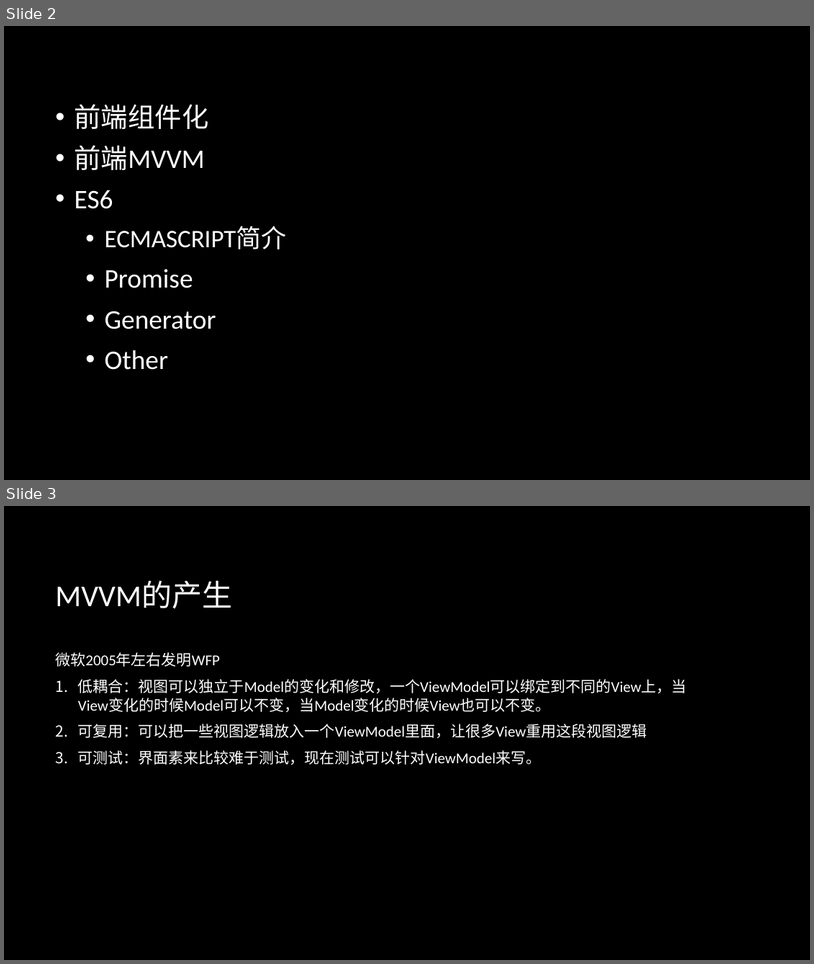
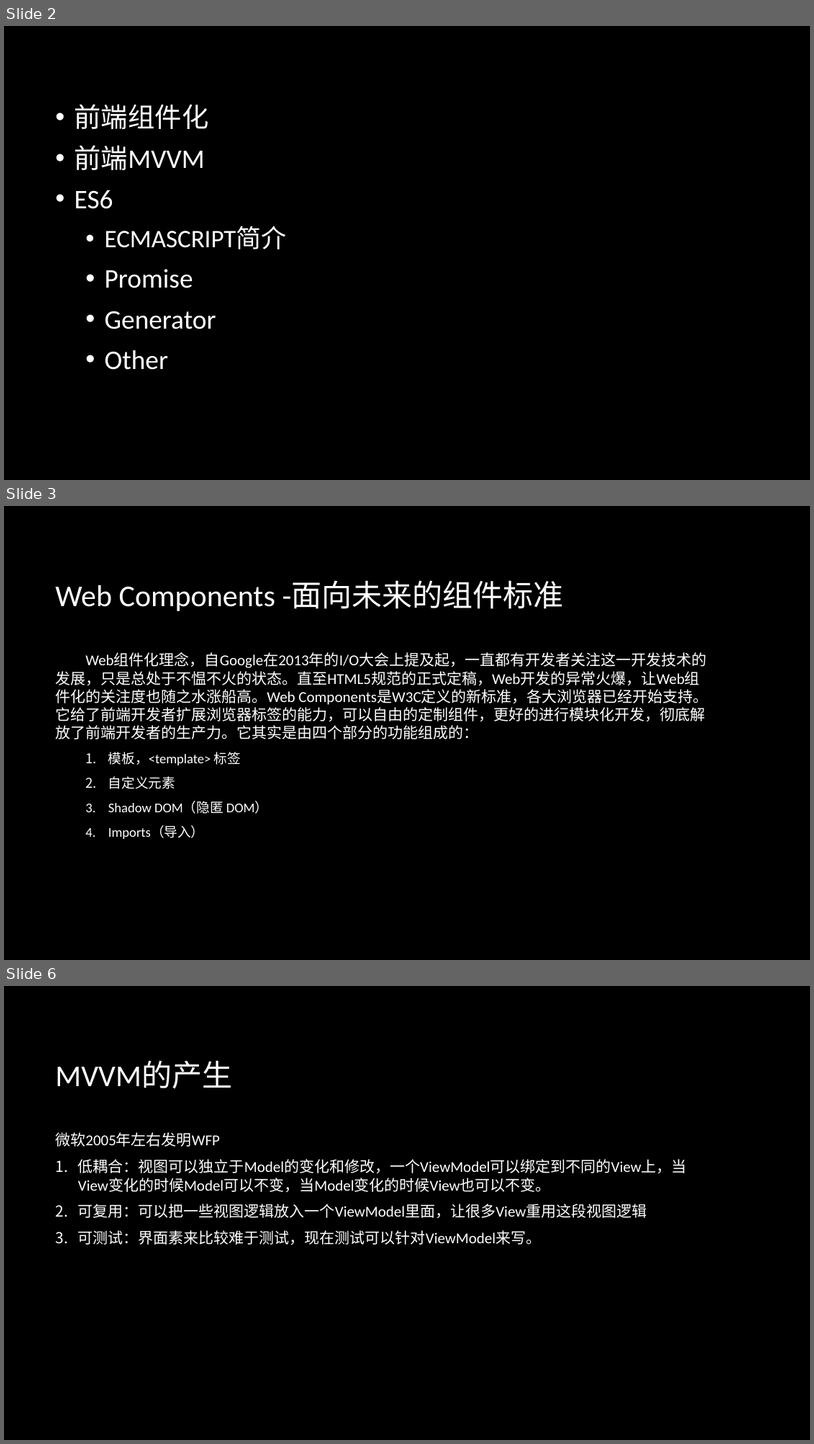
Before and after one commit to zhanglingkang/study, a slide deck: article/front-end/前端技术分享.pptx. Shown one above the other, each under a label of ours: slides 2 and 3 before the commit, slides 2, 3 and 6 after it; the slides between them are not shown. The pictures are 814x964 and 814x1444 pixels, drawn with LibreOffice and Linux fonts; fonts in the diff are those of the drawing; background and template pictures are left out. Boxes give left, top, right and bottom in pixels: in the first picture for what was removed or moved away, otherwise in the second. Text is boxed around its words. In the diff, an @@ line names an element or a change of style, - is before the commit and + after.

```diff
--- a/article/front-end/前端技术分享.pptx
+++ b/article/front-end/前端技术分享.pptx
@@ slide 3 added at (4,506,810,960), background picture (left out) @@
@@ title added at (55,582,564,611), 36 pt, text #FFFFFF @@
+Web Components -面向未来的组件标准
@@ text added at (55,653,708,839), 18 pt, text #FFFFFF @@
+Web组件化理念，自Google在2013年的I/O大会上提及起，一直都有开发者关注这一开发技术的发展，只是总处于不愠不火的状态。直至HTML5规范的正式定稿，Web开发的异常火爆，让Web组件化的关注度也随之水涨船高。Web Components是W3C定义的新标准，各大浏览器已经开始支持。它给了前端开发者扩展浏览器标签的能力，可以自由的定制组件，更好的进行模块化开发，彻底解放了前端开发者的生产力。它其实是由四个部分的功能组成的：
+  1. 模板，<template> 标签
+  2. 自定义元素
+  3. Shadow DOM（隐匿 DOM）
+  4. Imports（导入）
@@ what was slide 3 is now slide 6 @@
```
Also in this commit, not shown: 1 slide changed, 2 other slides added, 2 other files.
